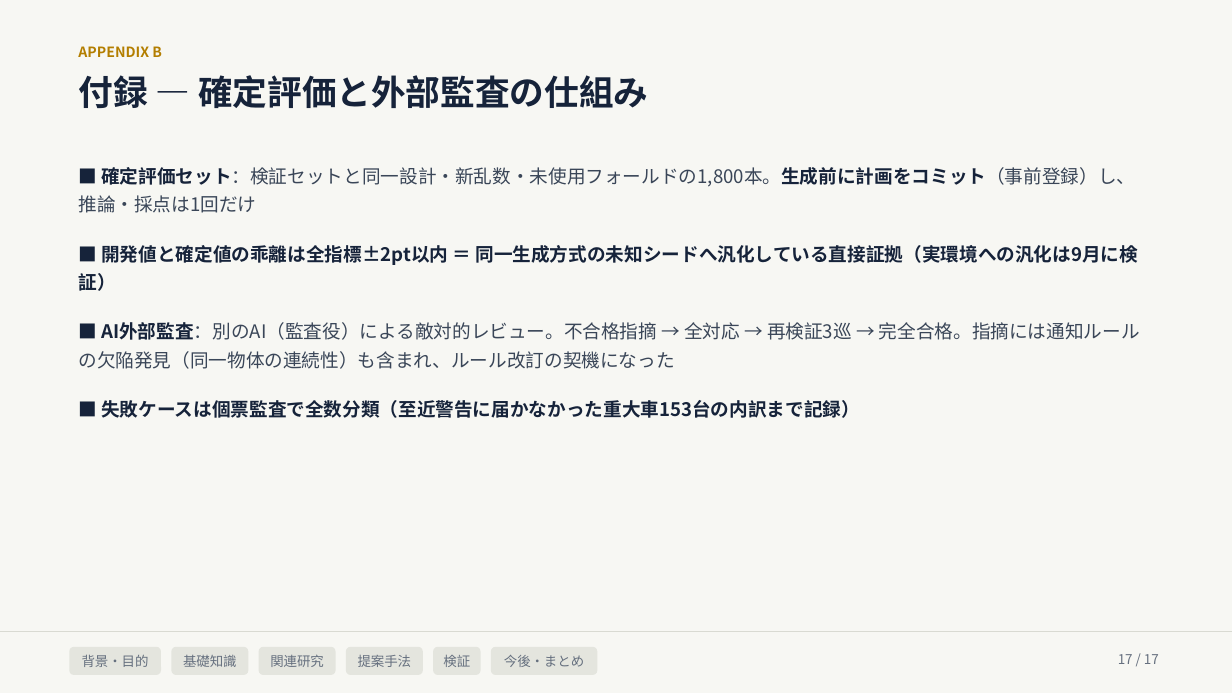
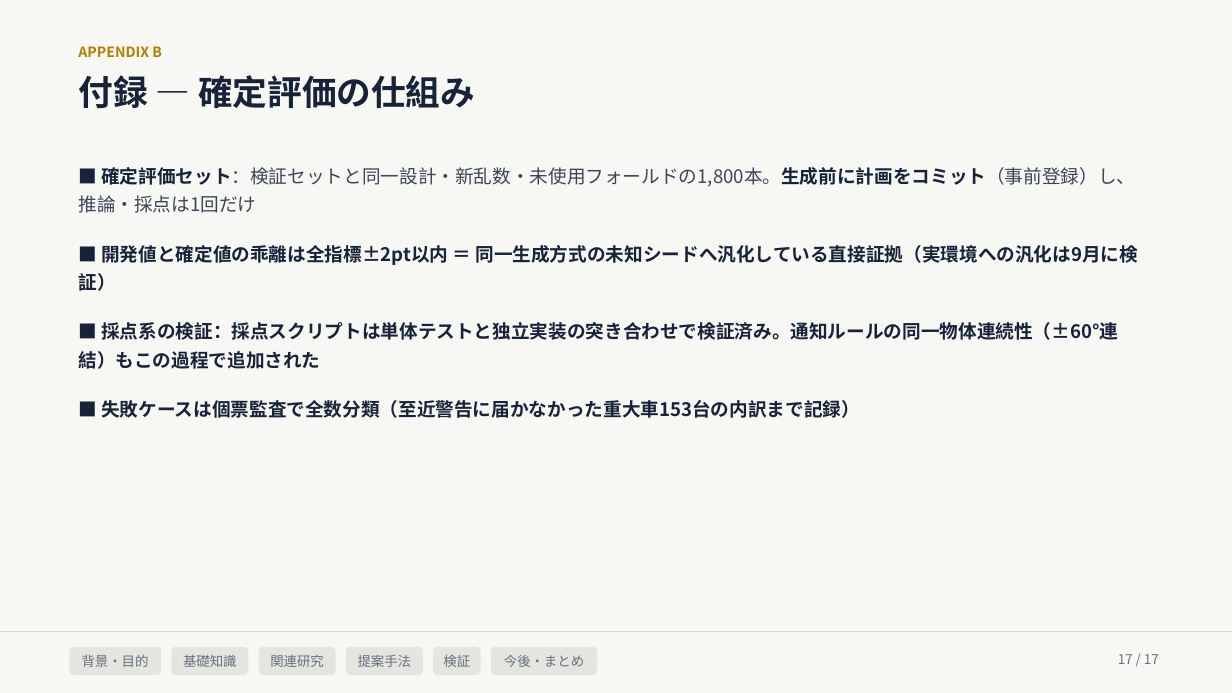
Before and after one commit to Noosdoo/outdoor-seld-sim, a slide deck: slide 17 of md/seminar/中間発表スライド_2026-08-10.pptx. Drawn at 1232x693 pixels with LibreOffice and Linux fonts; fonts in the diff are those of the drawing. Boxes give left, top, right and bottom in pixels: in the first picture for what was removed or moved away, otherwise in the second. Text is boxed around its words. In the diff, an @@ line names an element or a change of style, - is before the commit and + after.

```diff
--- a/md/seminar/中間発表スライド_2026-08-10.pptx
+++ b/md/seminar/中間発表スライド_2026-08-10.pptx
@@ text at (x1=78, y1=75, x2=475, y2=108): text changed @@
-付録 — 確定評価と外部監査の仕組み
+付録 — 確定評価の仕組み
@@ text at (x1=78, y1=322, x2=1118, y2=369): text changed; text colour #3A4658 to #16233A; bold on @@
-■ AI外部監査：別のAI（監査役）による敵対的レビュー。不合格指摘 → 全対応 → 再検証3巡 → 完全合格。指摘には通知ルールの欠陥発見（同一物体の連続性）も含まれ、ルール改訂の契機になった
+■ 採点系の検証：採点スクリプトは単体テストと独立実装の突き合わせで検証済み。通知ルールの同一物体連続性（±60°連結）もこの過程で追加された
```
Also in this commit, not shown: 2 other files.
